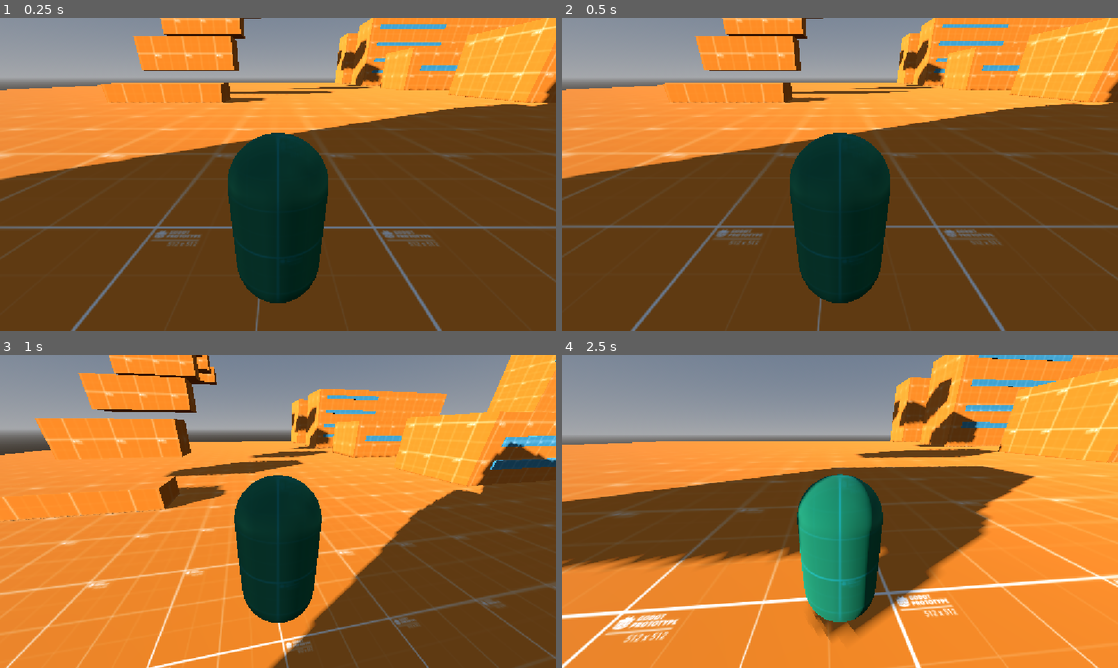
Above: before the commit, frames 1-4 (two rows, left to right).
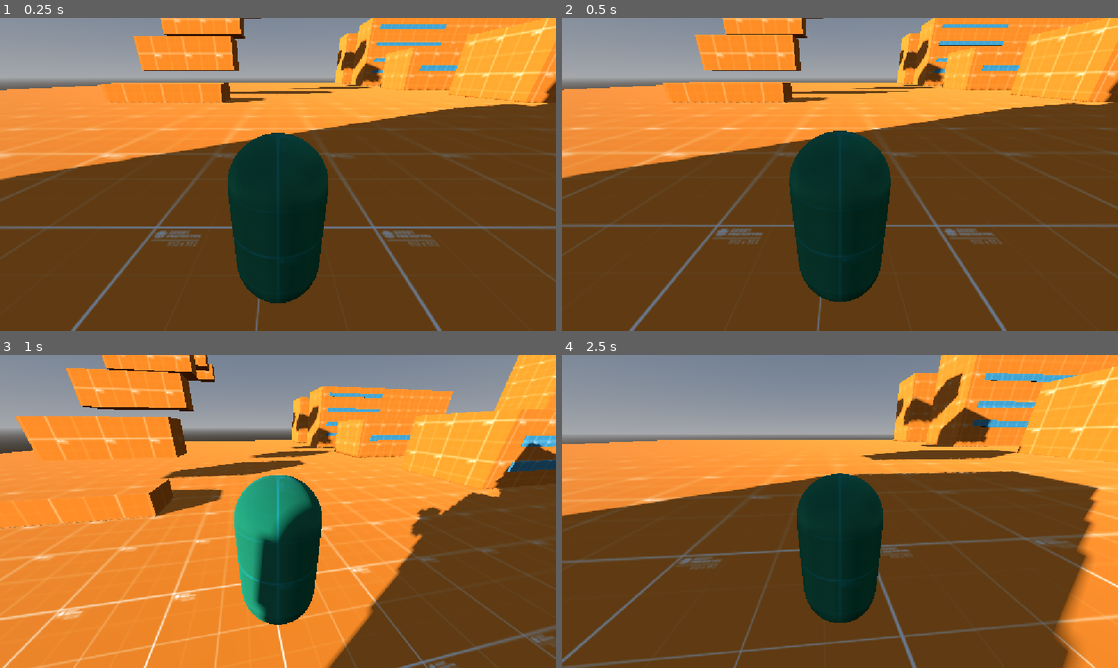
Above: after the commit, the same moments.

Repository: MauroMelender/ProtoProyectGensaku
Game: Godot game, scene res://Test Folder 0.1/escena_testeo.tscn
The game is run twice, just before and just after one commit, with the same random seed, the same clock (stepped at 60 frames per second) and the same inputs.
Inputs (mouse positions are in pixels of both pictures, inside the frame that each line leads up to):
- Up to frame 1 (0.25 s): no input
- Up to frame 2 (0.5 s): no input
- Up to frame 3 (1 s): tap Enter (ui_accept) at 0.5, 0.77 s; move the mouse to (305, 511) at 0.52 s; hold W (ui_up) from 0.53 s (still down); tap Q (dash) at 0.6 s
- Up to frame 4 (2.5 s): keep holding W (ui_up); move the mouse to (812, 511) at 1.27 s; tap Q (dash) at 1.35, 2.1 s; tap Enter (ui_accept) at 1.52 s; move the mouse to (851, 505) at 2.02 s

Frame 1 is identical in both runs. In frame 2, 2.7% of the frame differs, in the area x 0-100%, y 0-100%; in frame 3, 21%; in frame 4, 48%.

Commit message:
Mejora del sistema de FOV y dash shake

Diff:
--- a/Test Folder 0.1/Player/Camara/camera_controller.gd
+++ b/Test Folder 0.1/Player/Camara/camera_controller.gd
@@ -3,7 +3,17 @@
 
 var player: Player
 var camera: Camera3D
+
 var current_tilt: float = 0.0
+var current_strafe_tilt: float = 0.0
+
+# Variables para el efecto de aterrizaje/salto
+var landing_offset: float = 0.0
+var was_on_floor: bool = true
+var initial_camera_pos: Vector3 = Vector3.ZERO # Posición inicial guardada de la escena
+
+# Variables para el micro-shake del dash
+var shake_intensity: float = 0.0
 
 func _ready() -> void:
 	player = get_parent().get_parent() as Player
@@ -12,16 +22,23 @@
 
 	if player and player.camera_pivot:
 		camera = player.camera_pivot.get_node_or_null("Camera3D") as Camera3D
+		if camera:
+			# Guarda la posición
+			initial_camera_pos = camera.position
 
 func check_and_update(delta: float) -> void:
 	if not camera:
 		if player and player.camera_pivot:
 			camera = player.camera_pivot.find_child("*", true, false) as Camera3D
+			if camera:
+				initial_camera_pos = camera.position
 		if not camera:
 			return
 
 	_update_fov(delta)
 	_update_tilt(delta)
+	_update_landing_impact(delta)
+	_update_dash_shake(delta)
 
 func _update_fov(delta: float) -> void:
 	var target_fov: float = player.BASE_FOV
@@ -42,19 +59,46 @@
 		Player.State.AGARRADO:
 			target_fov = player.BASE_FOV
 
-	if player.dash_ability and player.dash_ability.cooldown_timer > (player.DASH_COOLDOWN_TIME - 0.25):
+	if player.dash_ability and player.dash_ability.cooldown_timer > (player.DASH_COOLDOWN_TIME - 0.2):
 		target_fov = player.DASH_FOV
+		if player.dash_ability.cooldown_timer > (player.DASH_COOLDOWN_TIME - 0.05):
+			shake_intensity = player.DASH_SHAKE_AMOUNT
 
 	camera.fov = lerp(camera.fov, target_fov, player.FOV_CHANGE_SPEED * delta)
 
 func _update_tilt(delta: float) -> void:
-	var target_tilt: float = 0.0
+	var target_wall_tilt: float = 0.0
 
 	if player.current_state == Player.State.WALL_RUNNING:
 		if player.ray_izquierda and player.ray_izquierda.is_colliding():
-			target_tilt = -deg_to_rad(player.TILT_ANGLE)
+			target_wall_tilt = -deg_to_rad(player.TILT_ANGLE)
 		elif player.ray_derecha and player.ray_derecha.is_colliding():
-			target_tilt = deg_to_rad(player.TILT_ANGLE)
+			target_wall_tilt = deg_to_rad(player.TILT_ANGLE)
 
-	current_tilt = lerp(current_tilt, target_tilt, player.TILT_SPEED * delta)
-	camera.rotation.z = current_tilt
+	current_tilt = lerp(current_tilt, target_wall_tilt, player.TILT_SPEED * delta)
+
+	var input_dir := Input.get_vector("ui_left", "ui_right", "ui_up", "ui_down")
+	var target_strafe = -input_dir.x * deg_to_rad(player.STRAFE_TILT_ANGLE)
+	current_strafe_tilt = lerp(current_strafe_tilt, target_strafe, player.TILT_SPEED * delta)
+
+	camera.rotation.z = current_tilt + current_strafe_tilt
+
+func _update_landing_impact(delta: float) -> void:
+	if not was_on_floor and player.is_on_floor():
+		landing_offset = -player.LANDING_BOUNCE_FORCE
+
+	was_on_floor = player.is_on_floor()
+
+	landing_offset = lerp(landing_offset, 0.0, 10.0 * delta)
+
+	# Aplica el impacto de caída
+	camera.position.y = initial_camera_pos.y + landing_offset
+
+func _update_dash_shake(delta: float) -> void:
+	if shake_intensity > 0.0:
+		camera.h_offset = randf_range(-shake_intensity, shake_intensity)
+		camera.v_offset = randf_range(-shake_intensity, shake_intensity)
+		shake_intensity = move_toward(shake_intensity, 0.0, delta * 2.0)
+	else:
+		camera.h_offset = 0.0
+		camera.v_offset = 0.0
--- a/Test Folder 0.1/Player/player.gd
+++ b/Test Folder 0.1/Player/player.gd
@@ -20,7 +20,7 @@
 @export var WALL_JUMP_FORCE: float = 5.0
 
 @export_group("Dash")
-@export var DASH_SPEED: float = 14.0
+@export var DASH_SPEED: float = 16.0
 @export var DASH_COOLDOWN_TIME: float = 1.2
 
 @export_group("Cámara y FOV")
@@ -30,6 +30,9 @@
 @export var FOV_CHANGE_SPEED: float = 6.0
 @export var TILT_ANGLE: float = 12.0
 @export var TILT_SPEED: float = 8.0
+@export var STRAFE_TILT_ANGLE: float = 2.5    # Grados de inclinación al caminar hacia lados
+@export var LANDING_BOUNCE_FORCE: float = 0.15 # Qué tanto se hunde la cámara al caer
+@export var DASH_SHAKE_AMOUNT: float = 0.06    # Intensidad del temblor al usar Dash
 
 # Estructura de Estados
 enum State { NORMAL, AGARRADO, WALL_RUNNING }
